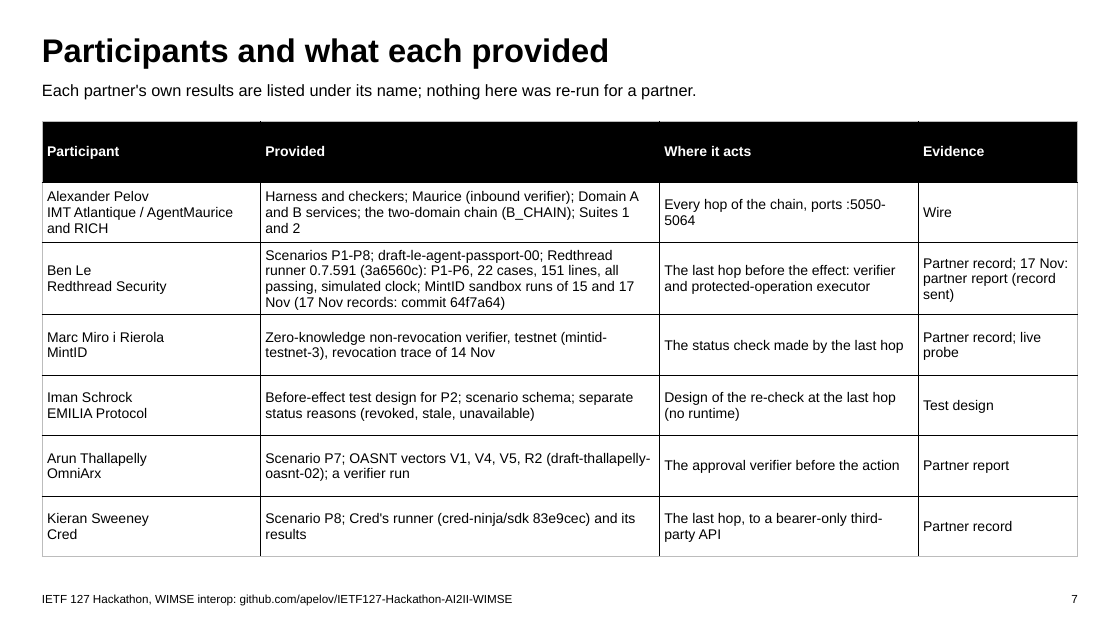
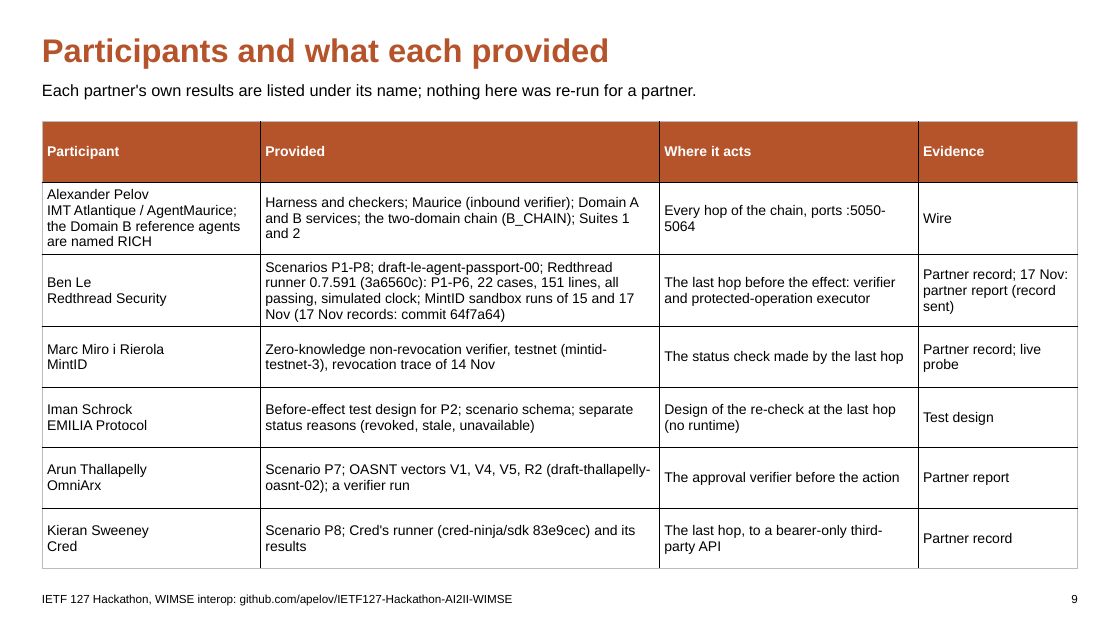
Before and after one commit to apelov/IETF127-Hackathon-AI2II-WIMSE, a slide deck: slide 9 of IETF127_WIMSE_Session.pptx (slide 7 before the commit). Drawn at 1120x630 pixels with LibreOffice and Linux fonts; fonts in the diff are those of the drawing. Boxes give left, top, right and bottom in pixels: in the first picture for what was removed or moved away, otherwise in the second. Text is boxed around its words. In the diff, an @@ line names an element or a change of style, - is before the commit and + after.

```diff
--- a/IETF127_WIMSE_Session.pptx
+++ b/IETF127_WIMSE_Session.pptx
@@ text "Participants and what each provided" at bbox=[42, 38, 610, 67]: text colour #000000 to #B5532B @@
@@ table at bbox=[42, 122, 1078, 558] @@
-row 2, column 1: Alexander Pelov IMT Atlantique / AgentMaurice and RICH
+row 2, column 1: Alexander Pelov IMT Atlantique / AgentMaurice; the Domain B reference agents are named RICH
@@ fill #000000 to #B5532B in row 1 @@
@@ text at bbox=[1071, 595, 1077, 603]: text changed @@
-7
+9
```
Also in this commit, not shown: 10 other slides changed, 2 slides added, 8 other files.
